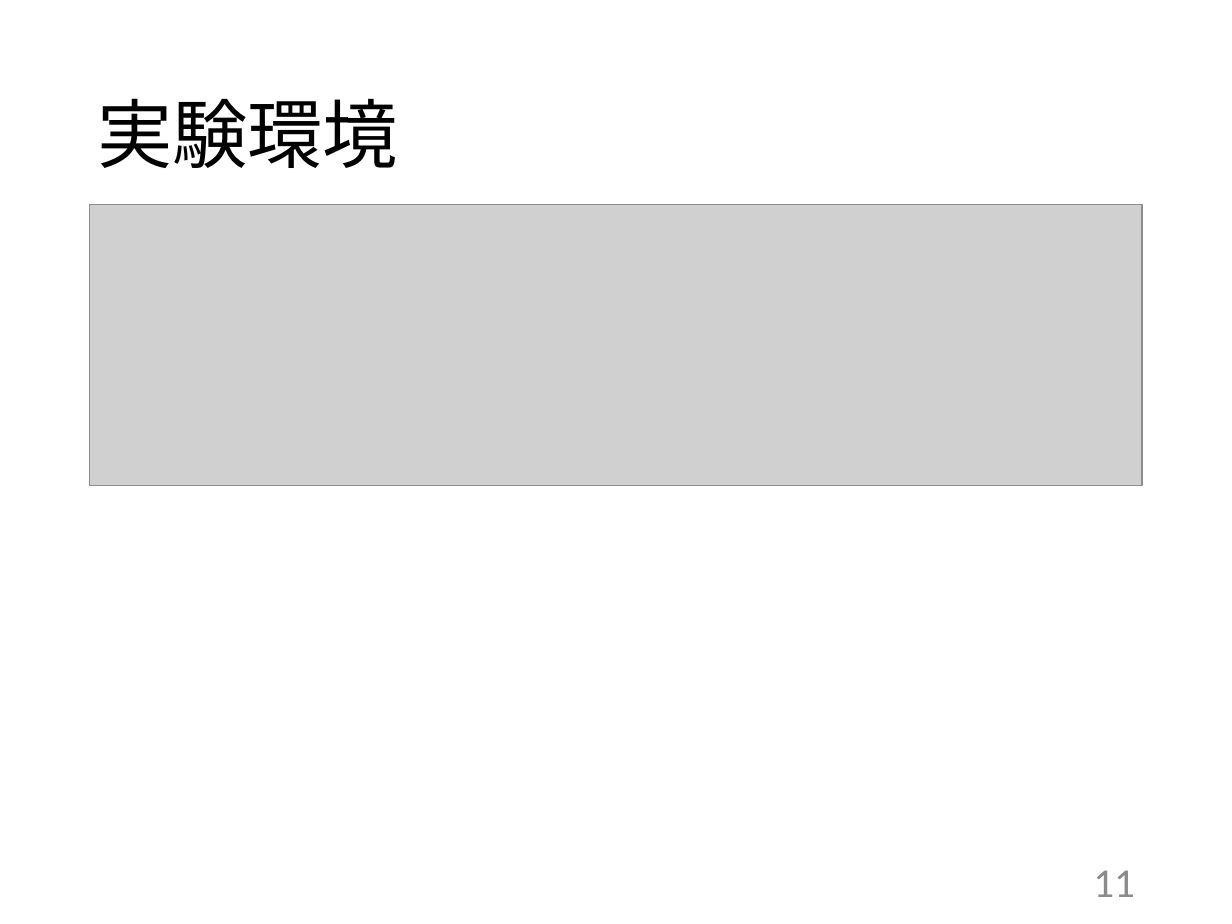
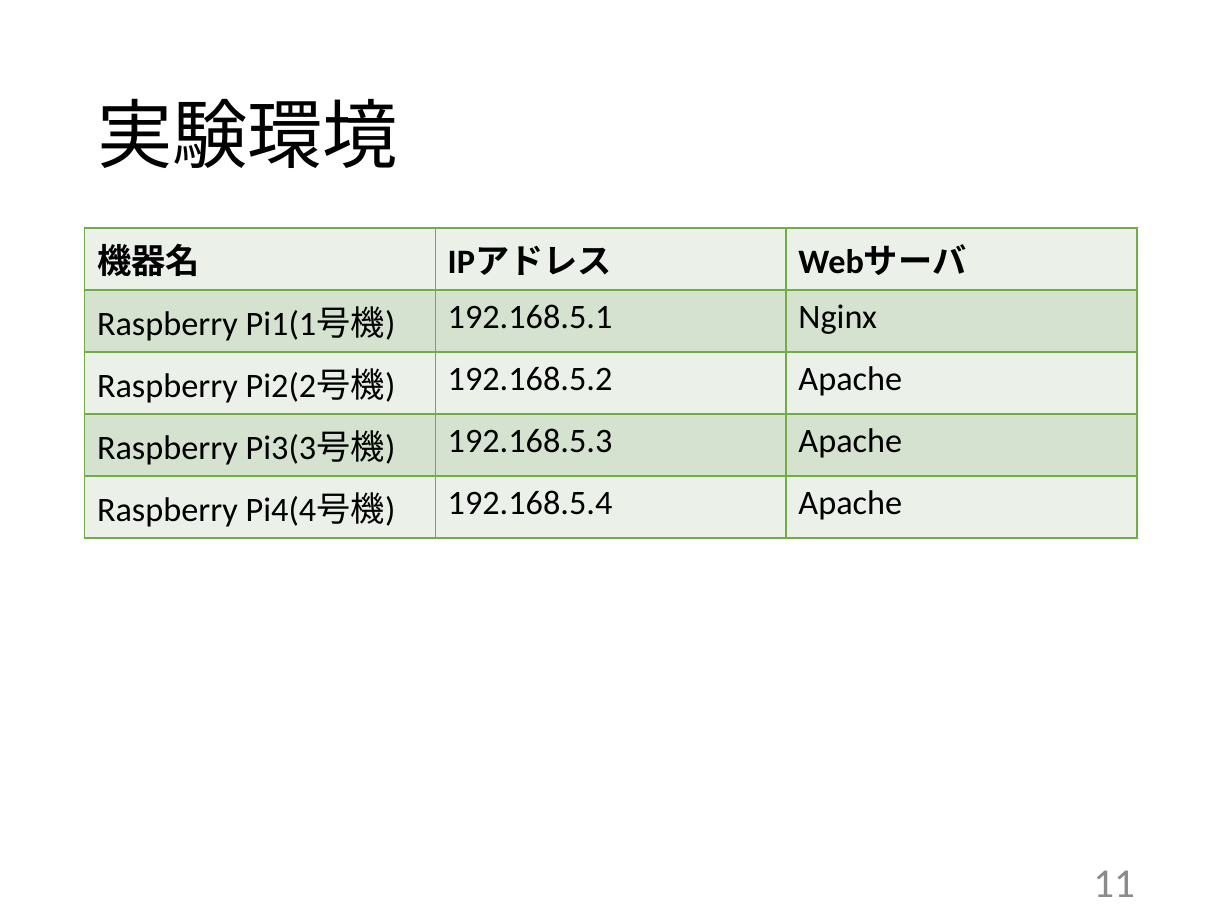
Before and after one commit to kait-takanolab/1821144-yoshii-thesis, a slide deck: slide 11 of 発表用スライド/1821144_卒研発表.pptx. Drawn at 1232x924 pixels with LibreOffice and Linux fonts; fonts in the diff are those of the drawing; grey boxes stand for pictures. Boxes give left, top, right and bottom in pixels: in the first picture for what was removed or moved away, otherwise in the second. Text is boxed around its words. In the diff, an @@ line names an element or a change of style, - is before the commit and + after.

```diff
--- a/発表用スライド/1821144_卒研発表.pptx
+++ b/発表用スライド/1821144_卒研発表.pptx
@@ picture removed at bbox=[90, 205, 1142, 485] @@
@@ table added at bbox=[85, 228, 1138, 531], 5 rows, 3 columns @@
+機器名 | IPアドレス | Webサーバ
+Raspberry Pi1(1号機) | 192.168.5.1 | Nginx
+Raspberry Pi2(2号機) | 192.168.5.2 | Apache
+Raspberry Pi3(3号機) | 192.168.5.3 | Apache
+Raspberry Pi4(4号機) | 192.168.5.4 | Apache
```
Also in this commit, not shown: 4 other slides changed.
